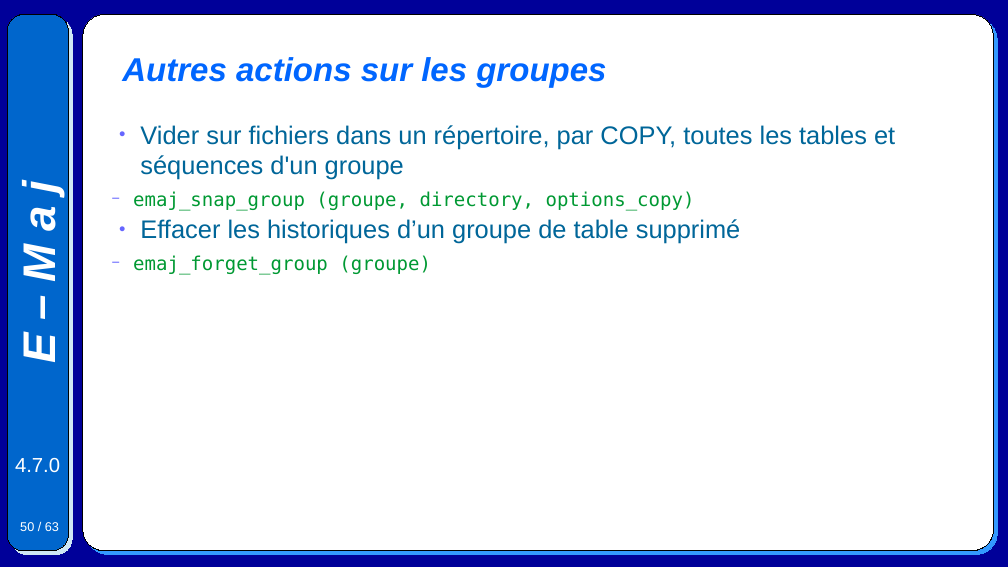
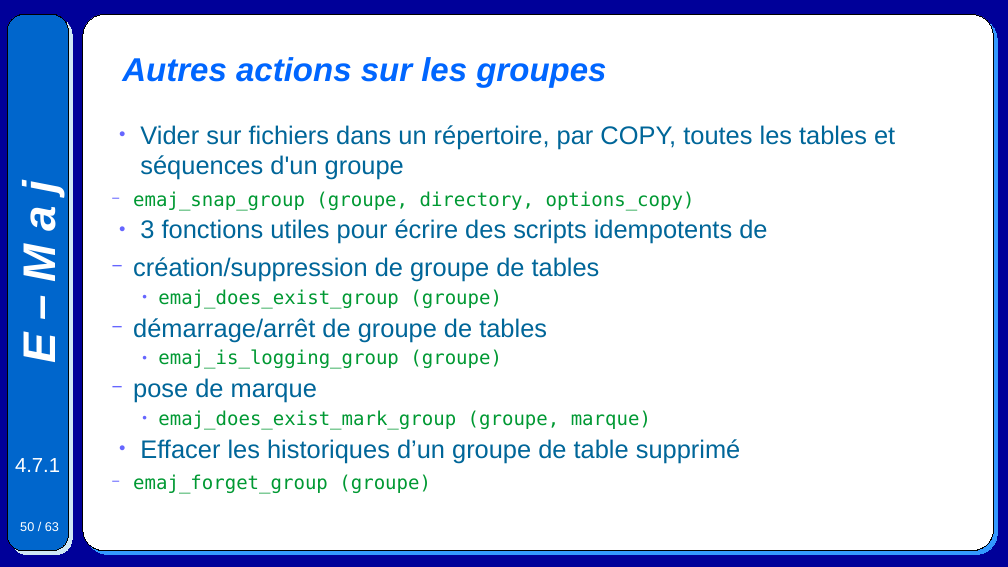
Before and after one commit to beaud76/emaj_doc, a slide deck: slide 50 of Emaj.devel_pres_fr.odp. Drawn at 1008x567 pixels with LibreOffice and Linux fonts; fonts in the diff are those of the drawing. Boxes give left, top, right and bottom in pixels: in the first picture for what was removed or moved away, otherwise in the second. Text is boxed around its words. In the diff, an @@ line names an element or a change of style, - is before the commit and + after.

```diff
--- a/Emaj.devel_pres_fr.odp
+++ b/Emaj.devel_pres_fr.odp
@@ text at (133,219,767,430): paragraphs added @@
+● 3 fonctions utiles pour écrire des scripts idempotents de
+  − création/suppression de groupe de tables
+    ● emaj_does_exist_group (groupe)
+  − démarrage/arrêt de groupe de tables
+    ● emaj_is_logging_group (groupe)
+  − pose de marque
+    ● emaj_does_exist_mark_group (groupe, marque)
@@ text at (15,458,60,472): text changed @@
-4.7.0
+4.7.1
```
Also in this commit, not shown: 61 other slides changed, 6 other files.
